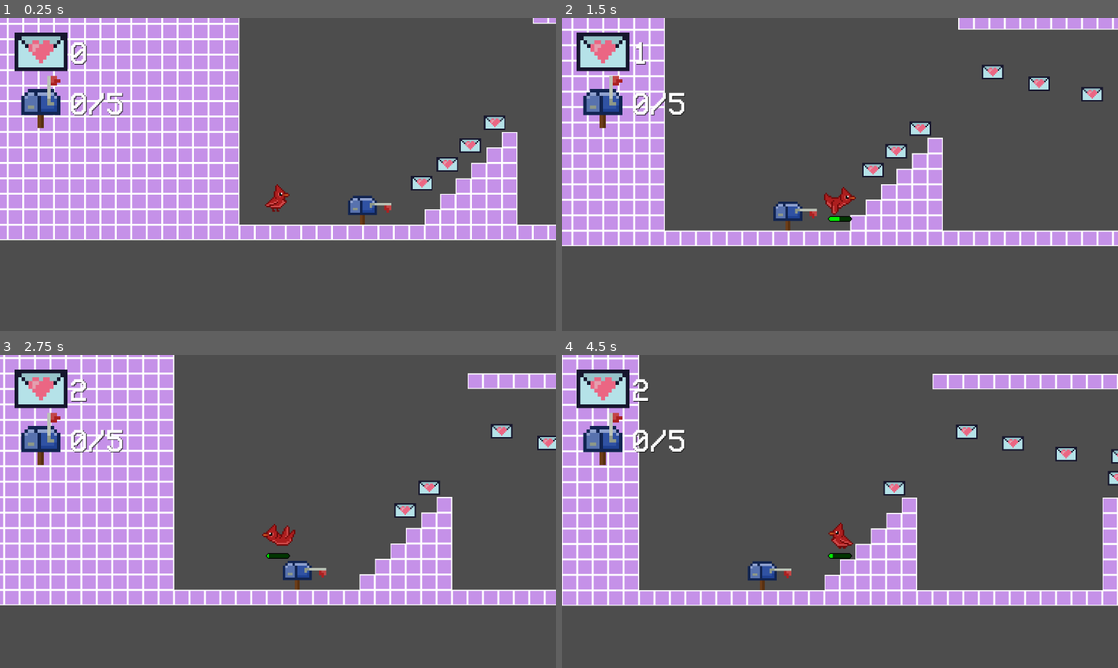
Above: before the commit, frames 1-4 (two rows, left to right).
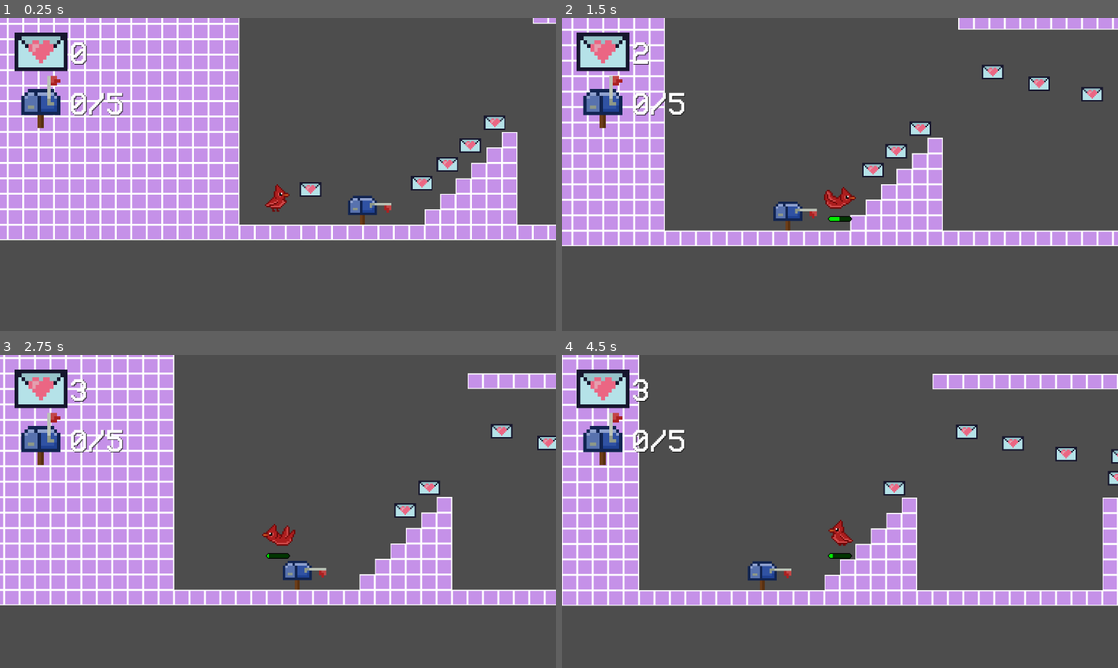
Above: after the commit, the same moments.

Repository: mfudg395/love-letters
Game: Godot game, scene res://src/Level1.tscn
Two runs of this game, one before a commit and one after it. Both use one fixed random seed, a clock stepped at 60 frames per second and the inputs below.
Inputs:
- Up to frame 1 (0.25 s): no input
- Up to frame 2 (1.5 s): hold D (move_right) from 0.53 s (still down); tap W (deliver) at 0.6 s; tap Space (jump) at 0.77, 1.07 s; tap Shift (peck) at 0.8, 1.35 s
- Up to frame 3 (2.75 s): tap Space (jump) at 1.52, 1.55, 1.82 s; release D (move_right) at 2.03 s; hold A (move_left) from 2.03 s (still down); hold Space (jump) from 2.03 s (still down); tap W (deliver) at 2.3 s
- Up to frame 4 (4.5 s): release A (move_left) at 2.78 s; release Space (jump) at 2.78 s; hold D (move_right) 2.78-4.28 s; tap W (deliver) at 2.85 s; tap Space (jump) at 3.02, 3.32 s; tap Shift (peck) at 3.05, 4.35 s; hold Space (jump) 3.53-4.28 s; tap E (glide) at 3.6 s; hold A (move_left) from 4.28 s (still down)

The runs differ from the first frame. In frame 1, 0.2% of the frame differs, in the area x 53-58%, y 52-58%; in frame 2, 0.2%; in frame 3, less than 0.1%; in frame 4, 0.2%, in the area x 12-53%, y 11-62%.

Commit message:
implemented sound effects

Diff:
--- a/src/Level1.tscn
+++ b/src/Level1.tscn
@@ -63,3 +63,6 @@
 
 [node name="Letter12" parent="." instance=ExtResource("3_h8vt6")]
 position = Vector2(885, 390)
+
+[node name="Letter5" parent="." instance=ExtResource("3_h8vt6")]
+position = Vector2(148, 599)
--- a/src/player/Player.tscn
+++ b/src/player/Player.tscn
@@ -14,6 +14,10 @@
 [ext_resource type="Texture2D" uid="uid://cgj8160vctfbx" path="res://assets/letter.png" id="12_rt7a8"]
 [ext_resource type="FontFile" uid="uid://bwitkp7grmtju" path="res://assets/VCR_OSD_MONO_1.001.ttf" id="13_cso16"]
 [ext_resource type="Texture2D" uid="uid://b7v4kujysqj4j" path="res://assets/mailbox.png" id="13_rg8td"]
+[ext_resource type="AudioStream" uid="uid://b4m4y5n3txiqs" path="res://assets/sfx/mailbox_full.wav" id="15_k3tu3"]
+[ext_resource type="AudioStream" uid="uid://chg4m0354rjvb" path="res://assets/sfx/jump.wav" id="15_sytta"]
+[ext_resource type="AudioStream" uid="uid://ja0vpmhb14kv" path="res://assets/sfx/letter_pickup.wav" id="16_xctil"]
+[ext_resource type="AudioStream" uid="uid://cq1xmgclkx6k5" path="res://assets/sfx/letter_deposit.wav" id="17_xpqa1"]
 
 [sub_resource type="RectangleShape2D" id="RectangleShape2D_dvfak"]
 size = Vector2(19, 51)
@@ -160,7 +164,6 @@
 texture = ExtResource("2_nt4sg")
 hframes = 5
 vframes = 3
-frame = 3
 
 [node name="Camera2D" type="Camera2D" parent="."]
 offset = Vector2(0, -50)
@@ -244,6 +247,20 @@
 text = "0/5"
 vertical_alignment = 1
 
+[node name="JumpSFX" type="AudioStreamPlayer" parent="."]
+stream = ExtResource("15_sytta")
+volume_db = -4.685
+
+[node name="LetterPickupSFX" type="AudioStreamPlayer" parent="."]
+stream = ExtResource("16_xctil")
+
+[node name="LetterDepositSFX" type="AudioStreamPlayer" parent="."]
+stream = ExtResource("17_xpqa1")
+volume_db = -2.811
+
+[node name="MailboxFullSFX" type="AudioStreamPlayer" parent="."]
+stream = ExtResource("15_k3tu3")
+
 [connection signal="area_entered" from="MailboxDetection" to="." method="_on_area_2d_area_entered"]
 [connection signal="area_exited" from="MailboxDetection" to="." method="_on_area_2d_area_exited"]
 [connection signal="timeout" from="StaminaRegenTimer" to="PlayerFSM" method="_on_stamina_regen_timer_timeout"]
--- a/src/player/jump.gd
+++ b/src/player/jump.gd
@@ -7,7 +7,7 @@
 
 func enter() -> void:
 	player.velocity.y = player.jump_strength
-#	player.animations.play("jump")
+	player.jump_sfx.play()
 
 func physics_process(delta: float) -> void:
 #	player.sprite.flip_h = false if player.is_facing_right else true
--- a/src/player/player.gd
+++ b/src/player/player.gd
@@ -31,6 +31,10 @@
 @onready var glide_stamina_timer = get_node("GlideStaminaTimer")
 @onready var letter_label = get_node("LetterLabel")
 @onready var mailbox_label = get_node("MailboxLabel")
+@onready var jump_sfx = get_node("JumpSFX")
+@onready var letter_pickup_sfx = get_node("LetterPickupSFX")
+@onready var letter_deposit_sfx = get_node("LetterDepositSFX")
+@onready var mailbox_full_sfx = get_node("MailboxFullSFX")
 
 var is_facing_right := true
 var is_pecking := false
@@ -46,30 +50,33 @@
 	mailbox_label.text = str(full_mailboxes) + "/5"
 
 func _physics_process(delta) -> void:
-	if Input.is_action_just_pressed("peck"):
-		animations.play("peck")
-
 	if Input.is_action_pressed("move_right"):
 		is_facing_right = true
 	elif Input.is_action_pressed("move_left"):
 		is_facing_right = false
+
 	state_machine._physics_process(delta)
+
 	stamina_bar.value = current_stamina
 	if current_stamina == max_stamina:
 		stamina_bar.visible = false
 	else:
 		stamina_bar.visible = true
 
-	if (can_deposit()):
-		if Input.is_action_just_pressed("deliver"):
+	if Input.is_action_just_pressed("deliver"):
+		if can_deposit():
 			letters -= 1
 			near_mailbox.deposit_letter()
 			if near_mailbox.is_full():
 				full_mailboxes += 1
+				mailbox_full_sfx.play()
+			else:
+				letter_deposit_sfx.play()
 
 func _on_area_2d_area_entered(area):
 	if ("Letter" in area.get_name()):
 		letters += 1;
+		letter_pickup_sfx.play()
 	if ("Mailbox" in area.get_name()):
 		is_near_mailbox = true
 		near_mailbox = area
Not shown, added: assets/sfx/jump.wav.import
Not shown, added: assets/sfx/letter_deposit.wav.import
Not shown, added: assets/sfx/letter_pickup.wav.import
Not shown, added: assets/sfx/mailbox_full.wav.import
Not shown: 1 places in src/player/Player.tscn that only renumber resources
Not shown, added: assets/sfx/jump.wav
Not shown, added: assets/sfx/letter_deposit.wav
Not shown, added: assets/sfx/letter_pickup.wav
Not shown, added: assets/sfx/mailbox_full.wav
